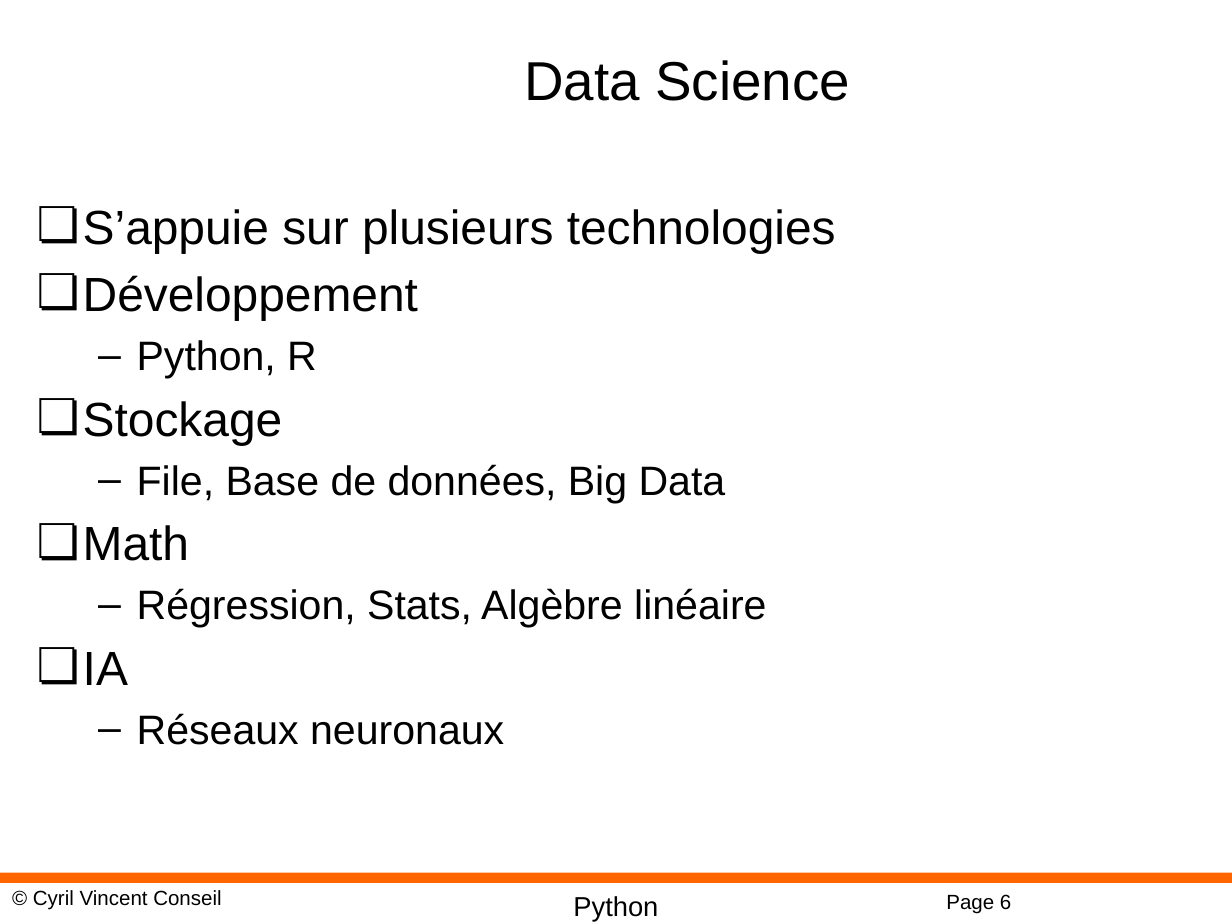
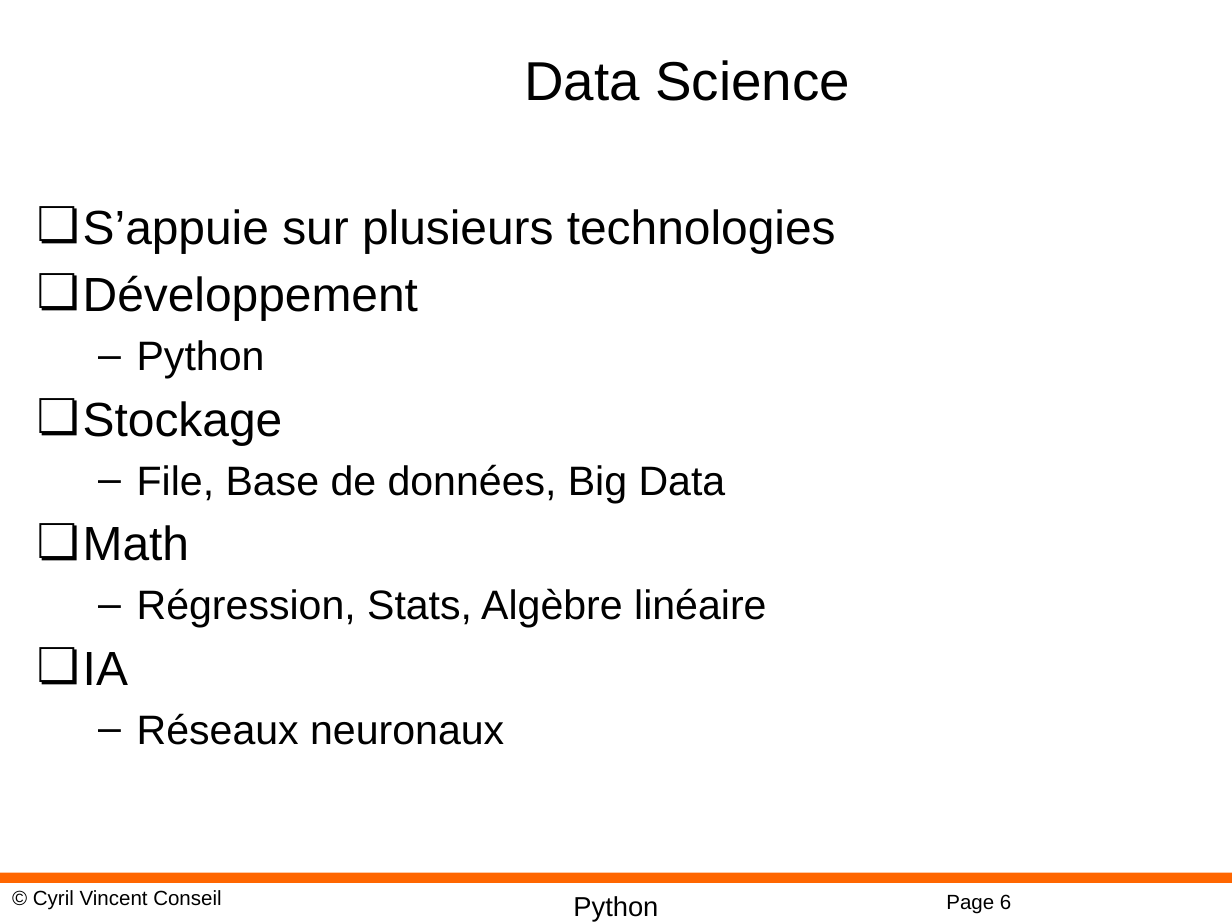
Before and after one commit to cyrilvincent/ML, a slide deck: slide 6 of PPT/MachineLearning01-Intro.pptx. Drawn at 1232x924 pixels with LibreOffice and Linux fonts; fonts in the diff are those of the drawing; background and template pictures are left out. Boxes give left, top, right and bottom in pixels: in the first picture for what was removed or moved away, otherwise in the second. Text is boxed around its words. In the diff, an @@ line names an element or a change of style, - is before the commit and + after.

Commit message:
ATP

```diff
--- a/PPT/MachineLearning01-Intro.pptx
+++ b/PPT/MachineLearning01-Intro.pptx
@@ text at [137, 340, 265, 378]: text changed @@
-  – Python, R
+  – Python
```
